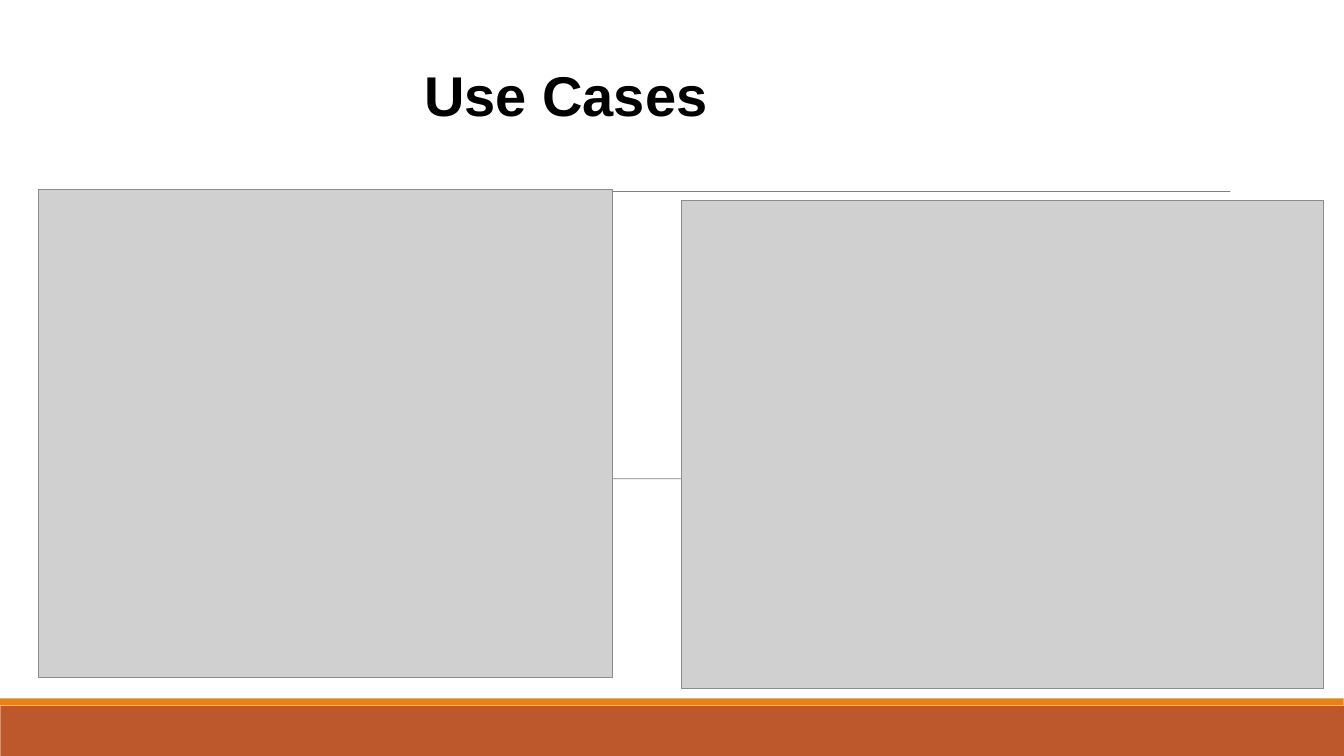
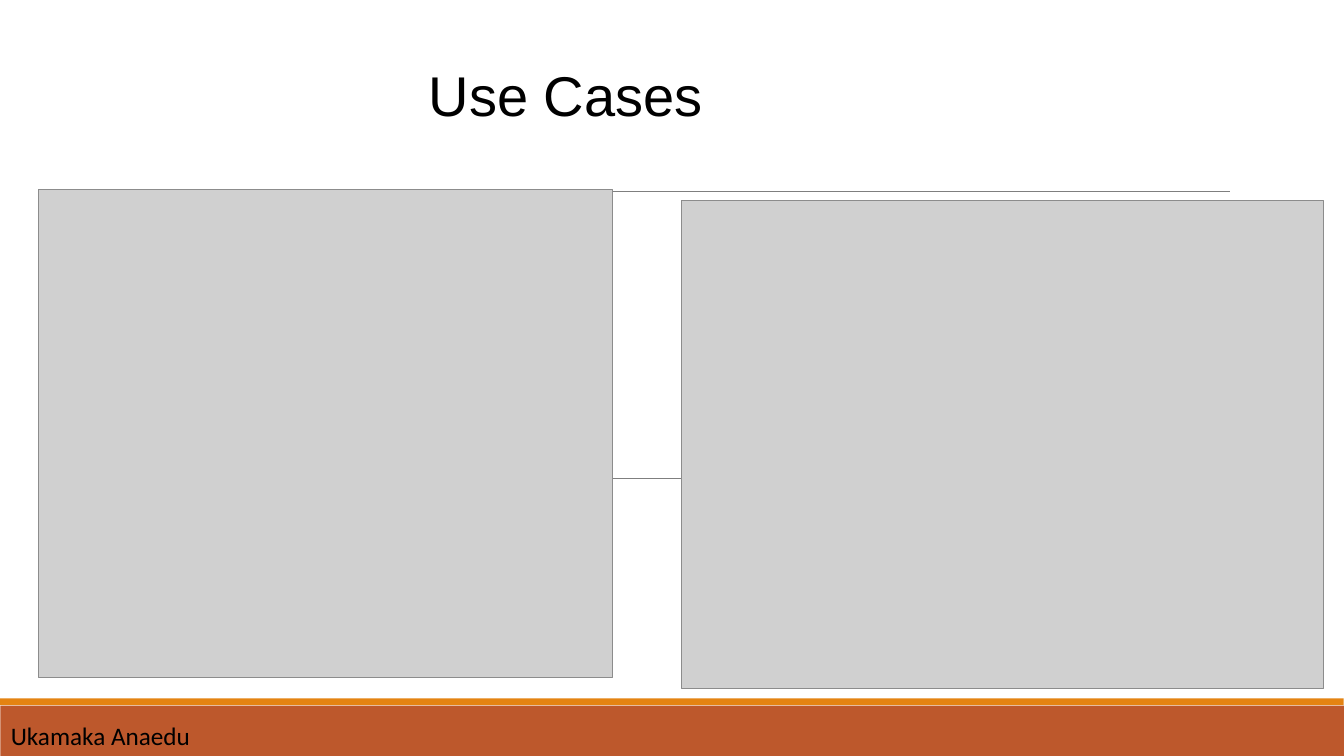
Before and after one commit to yoonsukwkd96/Autonomous_Systems_B_Lab_Group_A, a slide deck: slide 3 of final_presentation_groupA.pptx. Drawn at 1344x756 pixels with LibreOffice and Linux fonts; fonts in the diff are those of the drawing; grey boxes stand for pictures. Boxes give left, top, right and bottom in pixels: in the first picture for what was removed or moved away, otherwise in the second. Text is boxed around its words. In the diff, an @@ line names an element or a change of style, - is before the commit and + after.

```diff
--- a/final_presentation_groupA.pptx
+++ b/final_presentation_groupA.pptx
@@ title "Use Cases" at <box>429,77,703,117</box>: bold off @@
@@ line (133, 479) - (1222, 479): stroke #808080 0.5 pt to #7F7F7F 0.75 pt @@
@@ text added at <box>11,727,190,745</box>, 18 pt, text #000000 @@
+Ukamaka Anaedu
```
Also in this commit, not shown: 12 other slides changed, 7 slides added, 11 slides removed, 2 other files.
